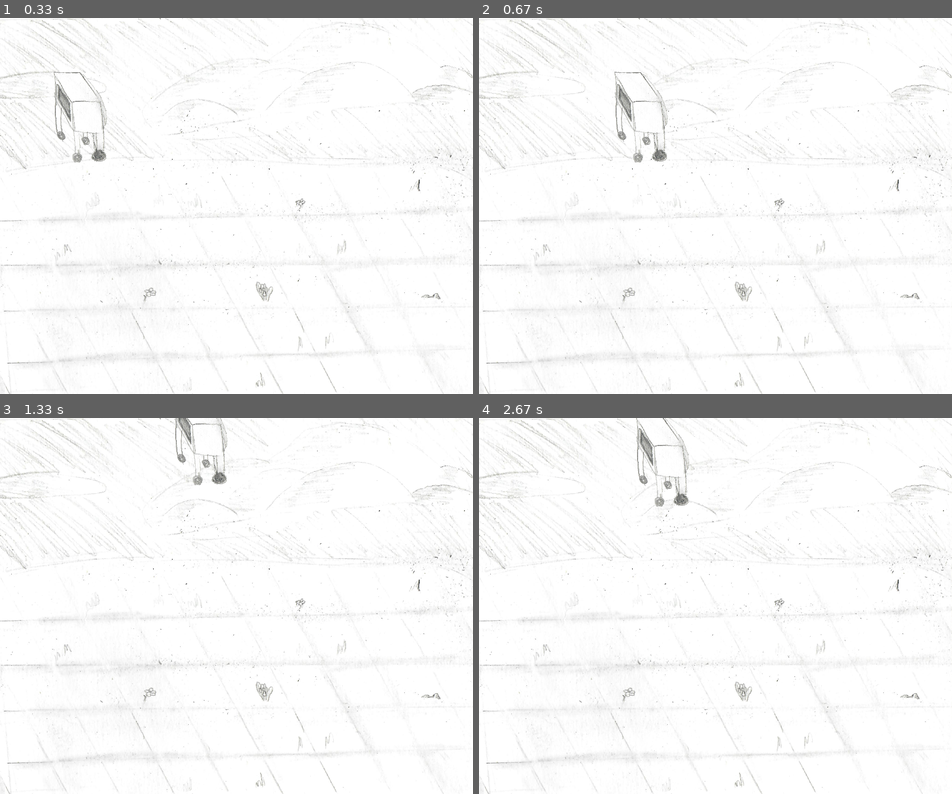
Above: before the commit, frames 1-4 (two rows, left to right).
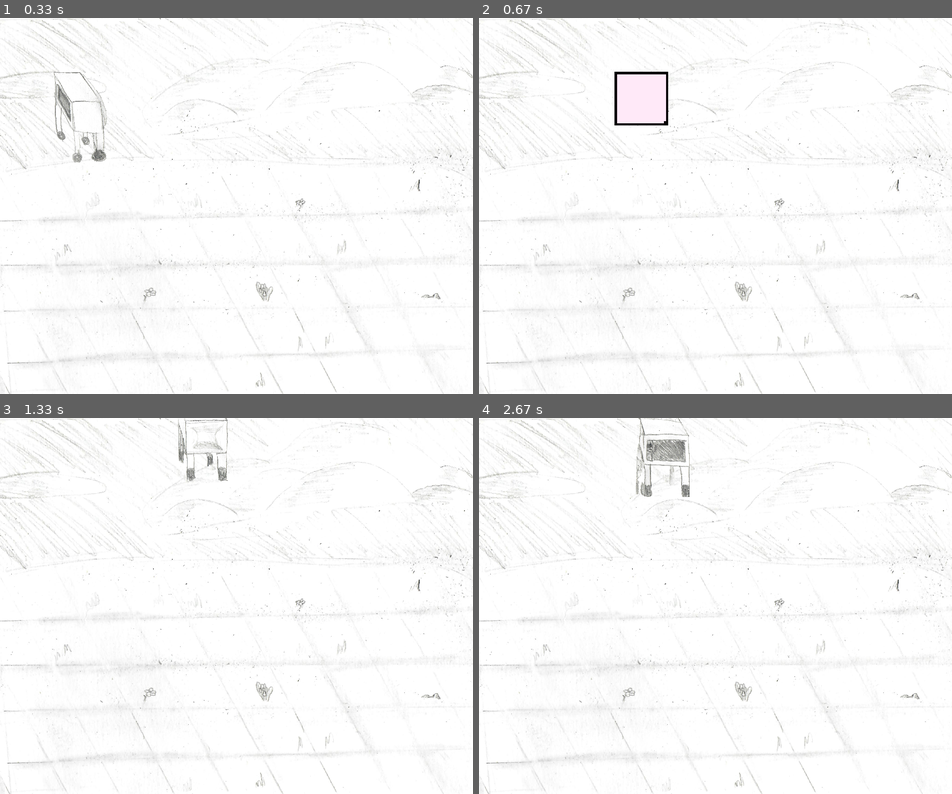
Above: after the commit, the same moments.

Repository: ReinUrmet/pygame_kooliprojekti_mang
Game: pygame game, started from main.py
The game is run twice, just before and just after one commit, with the same random seed, the same clock (stepped at 60 frames per second) and the same inputs.
Inputs (mouse positions are in pixels of both pictures, inside the frame that each line leads up to):
- Up to frame 1 (0.33 s): no input
- Up to frame 2 (0.67 s): hold Right from 0.33 s (still down)
- Up to frame 3 (1.33 s): release Right at 0.8 s; hold Up 0.83-1.13 s; click (387, 594) at 1.22 s
- Up to frame 4 (2.67 s): hold Right 1.5-1.97 s; move the mouse to (720, 632) at 1.53 s; hold A 2-2.53 s; hold Down from 2.57 s (still down)

Frame 1 is identical in both runs. In frame 2, 0.9% of the frame differs, in the area x 28-40%, y 14-39%; in frame 3, 0.8%; in frame 4, 1.3%, in the area x 33-45%, y 0-24%.

Commit message:
on vaja teha gametime süsteemile overhaul, et saaks paremini joonistada, hetkel ta joonistab iga frame ja järab augusd siss teine variant oleks, et oleks threadingut kasutada, joonistab valesse kohta vaja leida elegant fix, tglt õige pos inf peaks olema nagu pintsel.pos, mikro_paremale texture puudub

Diff:
--- /dev/null
+++ b/functions_values.py
@@ -0,0 +1,15 @@
+import pygame, random
+
+#keybinds
+up = [pygame.K_UP, pygame.K_w]
+down = [pygame.K_DOWN, pygame.K_s]
+left = [pygame.K_LEFT, pygame.K_a]
+right = [pygame.K_RIGHT,pygame.K_d]
+
+
+#get random texture for drawing
+def get(width, height):
+    img = pygame.image.load("Sprites/draw_texture.png").convert_alpha()
+    x = random.randint(0, img.get_width() - width)
+    y = random.randint(0, img.get_height() - height)
+    return img.subsurface((x, y, width, height))
--- a/keybinds.py
+++ /dev/null
@@ -1,6 +0,0 @@
-import pygame
-
-up = [pygame.K_UP, pygame.K_w]
-down = [pygame.K_DOWN, pygame.K_s]
-left = [pygame.K_LEFT, pygame.K_a]
-right = [pygame.K_RIGHT,pygame.K_d]
--- a/main.py
+++ b/main.py
@@ -1,6 +1,6 @@
 import pygame, sys, threading, math
 from pygame.transform import scale
-import keybinds as kb # file kus on kõik keybindid
+import functions_values as fv
 pygame.init()
 pygame.font.init()
 
@@ -33,8 +33,13 @@
     def render(self):
         self.pos = [i + j for i, j in zip(self.pos, self.speed)]
         aken.blit(self.sprite, self.pos)
-    def __str__(self):
-        aken.blit(self.sprite, self.pos)
+    def change_sprite(self, sprite):
+        self.sprite = pygame.image.load("Sprites/"+sprite)
+        heightdivwidth = (self.sprite.get_height() / self.sprite.get_width())
+        if self.width is not None:
+            self.sprite = pygame.transform.scale(self.sprite,(self.width, heightdivwidth*self.width))
+    def flip_sprite(self):
+        self.sprite = pygame.transform.flip(self.sprite, True, False)
 # pmst kui  callid objekti siis objekt(sprite filei nimi, pos = (X,Y) /
 #kiirus, kui suureks teha sprite), ainuke nõutud on sprite file
 
@@ -54,24 +59,40 @@
             speed_length = math.sqrt(speed_x ** 2 + speed_y ** 2)
             self.speed = (speed_x/jump_slow, speed_y/jump_slow)
         super().render()
+
 #self.speed toimib nii et võtab asukoha kuhu saada tahab ja asukoha, kus on ja leieb nende vektori
 #,suunaga sinna poole kuhu saada tahetakse ja jagab selle jump slow-iga
 
 class Värv(Objekt):
-    brush = pygame.Surface((10, 10))  #
-    brush_positions = []  # List to store all the brush positions drawn
+    def __init__(self, sprite, pos):
+        self.sprite = sprite
+        self.pos = pos
+        self.speed = [0,0]
 
 taust = Objekt('background.png', width=ekraan_laius)
 mikro = Objekt("mikro_side.png", pos=[100,100], width=100, base_speed=8)
 pintsel = Pintsel("pencil.png", width=200 )
 # Mängu tsükkel
 joonistab = False
+strokes = []
+brush_size,alpha = 0,0
 while True:
     taust.render()
     mikro.render()
     if joonistab:
         pintsel.render()
-        #pygame.draw.circle(aken, must, pintsel.pos, 20)
+
+        if speed_length < 20:
+            if brush_size < 10:
+                brush_size += 1
+            if alpha < 220:
+                alpha += 4
+            image = fv.get(brush_size, brush_size)
+            image.set_alpha(alpha)
+            strokes.append(Värv(image,pintsel.pos))
+
+    for stroke in strokes:
+        stroke.render()
     #iga kord kui on sündmus
     for event in pygame.event.get():
         #quit event
@@ -80,28 +101,33 @@
             sys.exit()
         #klaviatuuri nupp alla
         elif event.type == pygame.KEYDOWN:
-            if event.key in kb.up:
+            if event.key in fv.up:
+                mikro.change_sprite("mikro_away.png")
                 mikro.speed[1] -= mikro.base_speed
-            if event.key in kb.down:
+            if event.key in fv.down:
+                mikro.change_sprite("mikro_forward.png")
                 mikro.speed[1] += mikro.base_speed
-            if event.key in kb.left:
+            if event.key in fv.left:
+                mikro.change_sprite("mikro_side.png")
                 mikro.speed[0] -= mikro.base_speed
-            if event.key in kb.right:
+            if event.key in fv.right:
+                mikro.change_sprite("placeholder.png")
                 mikro.speed[0] += mikro.base_speed
         #klaviatuuri nupp üles
         elif event.type == pygame.KEYUP:
-            if event.key in kb.up:
+            if event.key in fv.up:
                 mikro.speed[1] += mikro.base_speed
-            if event.key in kb.down:
+            if event.key in fv.down:
                 mikro.speed[1] -= mikro.base_speed
-            if event.key in kb.left:
+            if event.key in fv.left:
                 mikro.speed[0] += mikro.base_speed
-            if event.key in kb.right:
+            if event.key in fv.right:
                 mikro.speed[0] -= mikro.base_speed
         #hiire nupp alla
         elif event.type == pygame.MOUSEBUTTONDOWN:
             if event.button == pygame.BUTTON_LEFT:
                 joonistab = True
+                brush_size, alpha = 8,0
                 speed_length = float('inf') #lõppmatus
                 mouse_x, mouse_y = pygame.mouse.get_pos()
                 a = [mouse_x,mouse_y,ekraan_laius-mouse_x,ekraan_pikkus-mouse_y]
Binary file added: Sprites/draw_texture.png
Binary file added: Sprites/markuse asi.png
